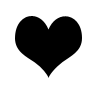
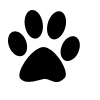
Layered file, before and after one edit (100 x 100). Changes by layer:
added layer "Shape 2" above "Shape 1" over 8, 10, 80, 82
hid "Shape 1" over 15, 16, 82, 78
